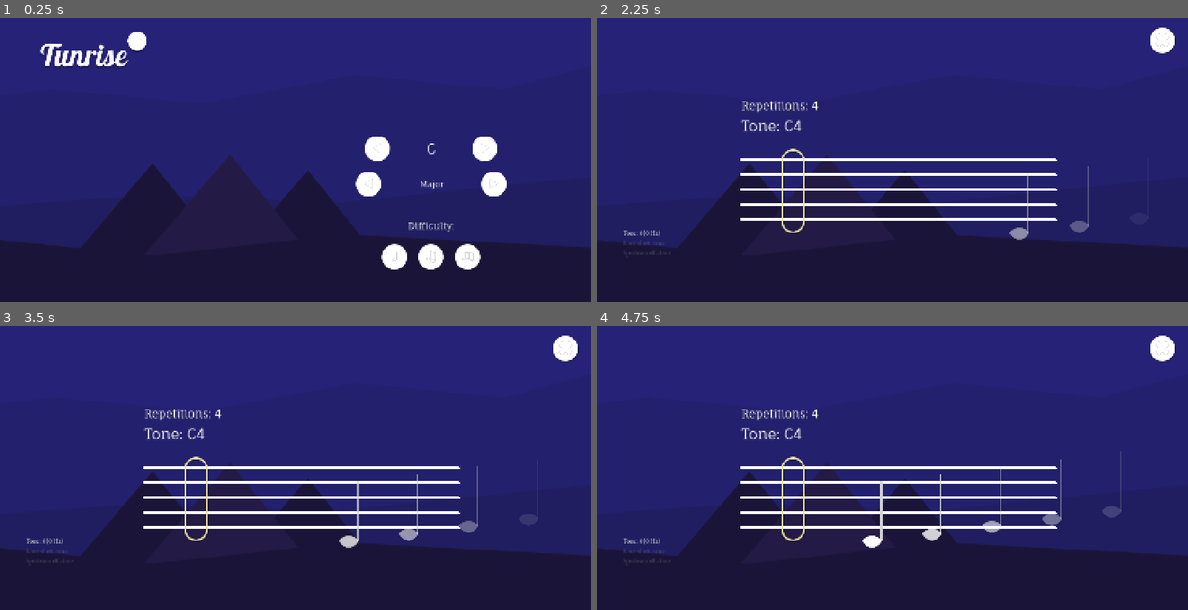
Above: before the commit, frames 1-4 (two rows, left to right).
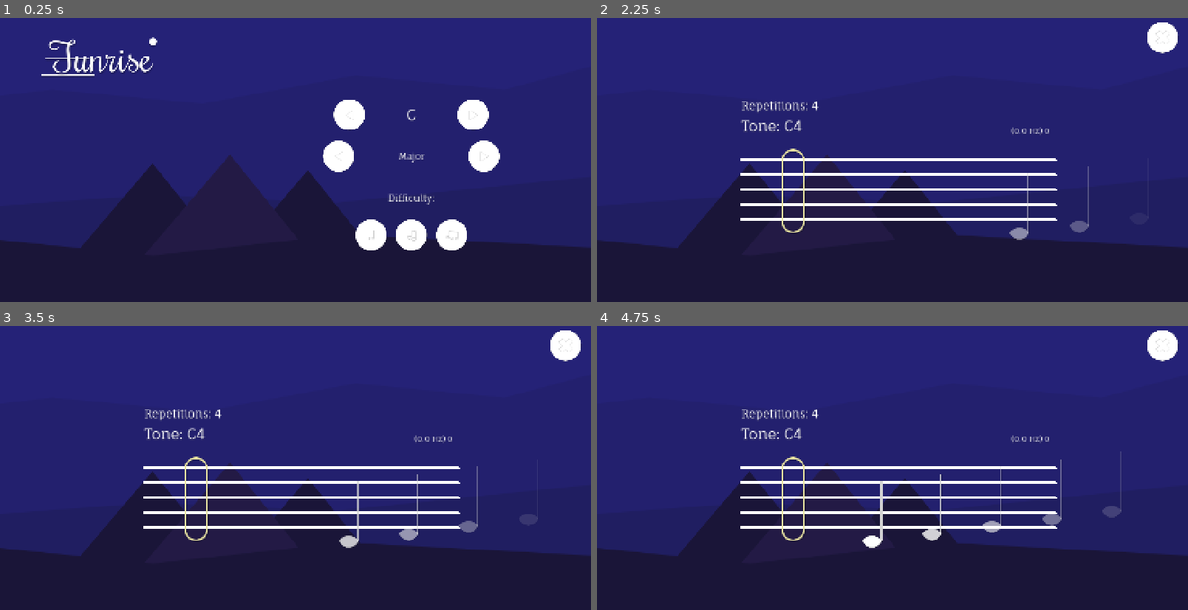
Above: after the commit, the same moments.

Repository: jw-xplore/TunnerScalePrototype
Game: Godot game, scene res://Game/Levels/Game.tscn
The game is run twice, just before and just after one commit, with the same random seed, the same clock (stepped at 60 frames per second) and the same inputs. Sound files missing from this copy of the repository are replaced by a short silence.
Inputs (mouse positions are in pixels of both pictures, inside the frame that each line leads up to; where the layout moved, square brackets give the same spot in the first picture):
- Up to frame 1 (0.25 s): no input
- Up to frame 2 (2.25 s): click (969, 233) [992, 256] at 0.5 s; click (1164, 37) [1164, 40] at 1.25 s; click (969, 233) [992, 256] at 2 s
- Up to frame 3 (3.5 s): no input
- Up to frame 4 (4.75 s): no input

The runs differ from the first frame. In frame 1, 6.5% of the frame differs, in the area x 6-86%, y 4-89%; in frame 2, 0.4%; in frame 3, 0.4%; in frame 4, 0.4%.

Commit message:
Tweaked: UI sizes, Added: New logo

Diff:
--- a/Game/Levels/Game.tscn
+++ b/Game/Levels/Game.tscn
@@ -1,19 +1,31 @@
-[gd_scene load_steps=6 format=3 uid="uid://d1fluq8sf3vbq"]
+[gd_scene load_steps=8 format=3 uid="uid://d1fluq8sf3vbq"]
 
 [ext_resource type="Script" uid="uid://dio83vf5wotg7" path="res://Game/Scripts/System/GameManager.gd" id="1_tn28x"]
 [ext_resource type="PackedScene" uid="uid://csveudvowtccw" path="res://Game/Scenes/Play/SunriseImage.tscn" id="2_tn28x"]
 [ext_resource type="PackedScene" uid="uid://tbikg2w2ue78" path="res://Game/Scenes/Systems/SaveManager.tscn" id="3_dd2nj"]
 [ext_resource type="PackedScene" uid="uid://45fhrklnafnt" path="res://Game/Scenes/UI/MenuLayout.tscn" id="3_lxbe4"]
 [ext_resource type="PackedScene" uid="uid://da2mi25h7x2cu" path="res://Game/Levels/TestLevel.tscn" id="3_tn28x"]
+[ext_resource type="Script" uid="uid://r3wuy457n38k" path="res://Game/Scripts/ToneRecognition.gd" id="4_dd2nj"]
 
-[node name="Game" type="Node" node_paths=PackedStringArray("menu", "sunrise_image", "save_manager")]
+[sub_resource type="AudioStreamMicrophone" id="AudioStreamMicrophone_dd2nj"]
+
+[node name="Game" type="Node" node_paths=PackedStringArray("menu", "sunrise_image", "save_manager", "tone_recognition")]
 script = ExtResource("1_tn28x")
 menu = NodePath("MenuLayout")
 game_scene = ExtResource("3_tn28x")
 sunrise_image = NodePath("SunriseImage")
 save_manager = NodePath("SaveManager")
+tone_recognition = NodePath("ToneRecognition")
 
 [node name="SaveManager" parent="." instance=ExtResource("3_dd2nj")]
+
+[node name="ToneRecognition" type="Node" parent="."]
+script = ExtResource("4_dd2nj")
+
+[node name="AudioStreamRecord" type="AudioStreamPlayer" parent="."]
+stream = SubResource("AudioStreamMicrophone_dd2nj")
+autoplay = true
+bus = &"Record"
 
 [node name="SunriseImage" parent="." instance=ExtResource("2_tn28x")]
 sun_progress = 50.0
--- a/Game/Levels/TestLevel.tscn
+++ b/Game/Levels/TestLevel.tscn
@@ -1,7 +1,6 @@
-[gd_scene load_steps=11 format=3 uid="uid://da2mi25h7x2cu"]
+[gd_scene load_steps=9 format=3 uid="uid://da2mi25h7x2cu"]
 
 [ext_resource type="Script" uid="uid://t2wocd1wtyks" path="res://Game/Levels/ToneGame.gd" id="1_1yube"]
-[ext_resource type="Script" uid="uid://r3wuy457n38k" path="res://Game/Scripts/ToneRecognition.gd" id="1_c4aws"]
 [ext_resource type="AudioStream" uid="uid://dww8xs5yd537n" path="res://Game/Audio/Clicks/switch1.ogg" id="2_l3ppg"]
 [ext_resource type="Script" uid="uid://53moi3obviwh" path="res://Game/Scripts/ScalesManager.gd" id="4_2holh"]
 [ext_resource type="FontFile" uid="uid://cfgjxqr22llhe" path="res://Game/Font/EBGaramond-Medium.ttf" id="4_abuft"]
@@ -10,31 +9,22 @@
 [ext_resource type="Texture2D" uid="uid://kyk8n7c058xu" path="res://Game/Sprites/UI/Icon_Cancel.png" id="6_n8a3h"]
 [ext_resource type="PackedScene" uid="uid://oce7o2nmo5cb" path="res://Game/Scenes/Sheets/SheetRenderer.tscn" id="9_abuft"]
 
-[sub_resource type="AudioStreamMicrophone" id="AudioStreamMicrophone_c4aws"]
-
-[node name="Level" type="Node2D" node_paths=PackedStringArray("metro", "tone_recognition", "scaleManager", "sheet_renderer", "lbl_current_tone", "lbl_score", "lbl_repetitions", "slider_bpm", "lbl_bpm", "itemlist_scale_key", "itemlist_scale_type")]
+[node name="Level" type="Node2D" node_paths=PackedStringArray("metro", "scaleManager", "sheet_renderer", "lbl_current_tone", "lbl_score", "lbl_repetitions", "slider_bpm", "lbl_bpm", "lbl_recognized_tone", "itemlist_scale_key", "itemlist_scale_type")]
 script = ExtResource("1_1yube")
 tones = Array[String](["C", "D", "E", "F", "G", "A", "B", "C", "C", "B", "A", "G", "F", "E", "D", "C"])
 metro = NodePath("Metronome")
-tone_recognition = NodePath("ToneRecognition")
 scaleManager = NodePath("ScalesManager")
 sheet_renderer = NodePath("NoteUI/SheetRenderer")
+beat_offset = 1
 lbl_current_tone = NodePath("NoteUI/LblToneToHit")
 lbl_score = NodePath("NoteUI/ProgressionUI/LblToneScore")
 lbl_repetitions = NodePath("NoteUI/LblRepetitions")
 slider_bpm = NodePath("NoteUI/SettingsUI/BPMSettings/BPMSlider")
 lbl_bpm = NodePath("NoteUI/SettingsUI/BPMSettings/BPMValue")
+lbl_recognized_tone = NodePath("NoteUI/LblRecognizedTone")
 itemlist_scale_key = NodePath("NoteUI/SettingsUI/ProgressionSettings/ScaleKeyList")
 itemlist_scale_type = NodePath("NoteUI/SettingsUI/ProgressionSettings/ScaleTypeList")
-beat_offset = 1
-
-[node name="ToneRecognition" type="Node" parent="." node_paths=PackedStringArray("lbl_tone", "lbl_record_exist", "lbl_spectrum_exist", "slider_vol_filter", "lbl_vol_filter")]
-script = ExtResource("1_c4aws")
-lbl_tone = NodePath("../NoteUI/DebugUI/LblTone")
-lbl_record_exist = NodePath("../NoteUI/DebugUI/LblRecordExist")
-lbl_spectrum_exist = NodePath("../NoteUI/DebugUI/LblSpectrumExist")
-slider_vol_filter = NodePath("../NoteUI/SettingsUI/VolCutSettings/VolFilterSlider")
-lbl_vol_filter = NodePath("../NoteUI/SettingsUI/VolCutSettings/VolFilterValue")
+regognized_tone_ui_delay = 0.075
 
 [node name="ScalesManager" type="Node" parent="."]
 script = ExtResource("4_2holh")
@@ -42,6 +32,7 @@
 [node name="NoteUI" type="CanvasLayer" parent="."]
 
 [node name="DebugUI" type="Control" parent="NoteUI"]
+visible = false
 layout_mode = 3
 anchors_preset = 0
 offset_right = 40.0
@@ -93,6 +84,22 @@
 theme_override_colors/font_shadow_color = Color(0, 0, 0, 0.196078)
 theme_override_fonts/font = ExtResource("4_abuft")
 text = "Spect"
+vertical_alignment = 1
+
+[node name="LblCanRecord" type="Label" parent="NoteUI/DebugUI"]
+modulate = Color(1, 1, 1, 0.784314)
+layout_mode = 1
+anchors_preset = 2
+anchor_top = 1.0
+anchor_bottom = 1.0
+offset_left = 208.0
+offset_top = 623.0
+offset_right = 255.0
+offset_bottom = 646.0
+grow_vertical = 0
+theme_override_colors/font_shadow_color = Color(0, 0, 0, 0.196078)
+theme_override_fonts/font = ExtResource("4_abuft")
+text = "Can record: "
 vertical_alignment = 1
 
 [node name="SettingsUI" type="Control" parent="NoteUI"]
@@ -271,6 +278,25 @@
 theme_override_font_sizes/font_size = 36
 text = "Tone: "
 
+[node name="LblRecognizedTone" type="Label" parent="NoteUI"]
+anchors_preset = 6
+anchor_left = 1.0
+anchor_top = 0.5
+anchor_right = 1.0
+anchor_bottom = 0.5
+offset_left = -550.0
+offset_top = -105.0
+offset_right = -347.0
+offset_bottom = -57.0
+grow_horizontal = 0
+grow_vertical = 2
+theme_override_colors/font_shadow_color = Color(0, 0, 0, 0.196078)
+theme_override_fonts/font = ExtResource("5_abuft")
+theme_override_font_sizes/font_size = 20
+text = "A5 (440Hz) "
+horizontal_alignment = 2
+vertical_alignment = 2
+
 [node name="LblRepetitions" type="Label" parent="NoteUI"]
 offset_left = 361.0
 offset_top = 206.0
@@ -303,7 +329,6 @@
 offset_left = -96.0
 offset_top = 32.0
 offset_right = -32.0
-offset_bottom = 96.0
 grow_horizontal = 0
 icon_texture = ExtResource("6_n8a3h")
 
@@ -311,14 +336,8 @@
 stream = ExtResource("2_l3ppg")
 volume_db = -20.0
 
-[node name="AudioStreamRecord" type="AudioStreamPlayer" parent="."]
-stream = SubResource("AudioStreamMicrophone_c4aws")
-autoplay = true
-bus = &"Record"
-
 [node name="Environment" type="Node2D" parent="."]
 
-[connection signal="value_changed" from="NoteUI/SettingsUI/VolCutSettings/VolFilterSlider" to="ToneRecognition" method="_on_vol_filter_slider_value_changed"]
 [connection signal="value_changed" from="NoteUI/SettingsUI/BPMSettings/BPMSlider" to="." method="_on_bpm_slider_value_changed"]
 [connection signal="item_selected" from="NoteUI/SettingsUI/ProgressionSettings/ScaleKeyList" to="." method="_on_scale_key_list_item_selected"]
 [connection signal="item_selected" from="NoteUI/SettingsUI/ProgressionSettings/ScaleTypeList" to="." method="_on_scale_type_list_item_selected"]
--- a/Game/Levels/ToneGame.gd
+++ b/Game/Levels/ToneGame.gd
@@ -12,19 +12,23 @@
 @export var scaleManager: ScalesManager
 @export var sheet_renderer: SheetRenderer
 @export var wait_for_beat: int = 4
+@export var beat_offset = 0
 var beats_passed: int = 0
 
 var sunriseImage: SunriseImage
 
 # UI
+@export_group("UI refs")
 @export var lbl_current_tone: Label
 @export var lbl_score: Label
 @export var lbl_repetitions: Label
 @export var slider_bpm: Slider
 @export var lbl_bpm: Label
+@export var lbl_recognized_tone: Label
 @export var itemlist_scale_key: ItemList
 @export var itemlist_scale_type: ItemList
-@export var beat_offset = 0
+@export var regognized_tone_ui_delay: float = 0.1
+var regognized_tone_ui_timer: float = 0
 
 var running = true
 var current_pos = 0
@@ -85,7 +89,7 @@
 
 	if run_metro:
 		run_metronome(delta)
-	progression_ui()
+	progression_ui(delta)
 
 	# Update sunrise image
 	if sunriseImage != null:
@@ -132,7 +136,7 @@
 
 
 			# Add score for half
-			if last_note_hit == (len(tones) / 2):
+			if last_note_hit == (len(tones) / 2.0):
 				score += 1
 	else:
 		# Set next target note
@@ -172,10 +176,17 @@
 	has_failed = false
 	beats_passed = 0
 
-func progression_ui():
+func progression_ui(delta: float):
 	lbl_current_tone.text = "Tone: " + tones[current_pos]
 	lbl_repetitions.text = "Repetitions: " + str(reps_to_do)
 	lbl_score.text = "Score: " + str(score)
+
+	# Tone update
+	if regognized_tone_ui_timer > 0:
+		regognized_tone_ui_timer -= delta
+	else:
+		lbl_recognized_tone.text = "(" +  str(tone_recognition.current_fq) + " Hz) " + tone_recognition.current_note + str(tone_recognition.current_octave)
+		regognized_tone_ui_timer = regognized_tone_ui_delay
 
 	# Show success color
 	"""
--- a/Game/Scenes/UI/MenuLayout.tscn
+++ b/Game/Scenes/UI/MenuLayout.tscn
@@ -1,6 +1,7 @@
 [gd_scene load_steps=10 format=3 uid="uid://45fhrklnafnt"]
 
 [ext_resource type="Script" uid="uid://bbg3av4d1a0l2" path="res://Game/Scripts/UI/MainMenu.gd" id="1_humqo"]
+[ext_resource type="Texture2D" uid="uid://c6qalq6hcnn3l" path="res://Game/Sprites/UI/Logo/Logo2_size2.png" id="2_aoqxq"]
 [ext_resource type="PackedScene" uid="uid://dhksvttb8b00" path="res://Game/Scenes/UI/SimpleButton.tscn" id="2_rnaqo"]
 [ext_resource type="Texture2D" uid="uid://cwdirrcki3w22" path="res://Game/Sprites/UI/Icon_ArrowLeft.png" id="3_ptp06"]
 [ext_resource type="FontFile" uid="uid://dvodb7k6kojyk" path="res://Game/Font/FaunaOne-Regular.ttf" id="5_2juxp"]
@@ -8,7 +9,6 @@
 [ext_resource type="Texture2D" uid="uid://bp0mfukew62ts" path="res://Game/Sprites/UI/Icon_Easy.png" id="6_ycg1d"]
 [ext_resource type="Texture2D" uid="uid://dr37pchgtq3ak" path="res://Game/Sprites/UI/Icon_Medium.png" id="7_aoqxq"]
 [ext_resource type="Texture2D" uid="uid://xijgqs61jfmp" path="res://Game/Sprites/UI/Icon_Hard.png" id="8_2juxp"]
-[ext_resource type="Texture2D" uid="uid://cran02kca7l8t" path="res://Game/Sprites/UI/Logo_size1.5.png" id="9_aoqxq"]
 
 [node name="MenuLayout" type="Control" node_paths=PackedStringArray("lbl_key", "lbl_type", "level_buttons_holder")]
 layout_mode = 3
@@ -28,7 +28,7 @@
 offset_top = 40.0
 offset_right = 367.0
 offset_bottom = 156.0
-texture = ExtResource("9_aoqxq")
+texture = ExtResource("2_aoqxq")
 
 [node name="MarginContainer" type="MarginContainer" parent="."]
 layout_mode = 1
@@ -37,10 +37,10 @@
 anchor_top = 0.5
 anchor_right = 1.0
 anchor_bottom = 0.5
-offset_left = -600.0
-offset_top = -60.0
-offset_right = -200.0
-offset_bottom = 338.0
+offset_left = -680.0
+offset_top = -160.0
+offset_right = -220.0
+offset_bottom = 292.0
 grow_horizontal = 0
 grow_vertical = 2
 
@@ -48,7 +48,7 @@
 layout_mode = 2
 
 [node name="KeySelection" type="HBoxContainer" parent="MarginContainer/VBoxContainer"]
-custom_minimum_size = Vector2(0, 70)
+custom_minimum_size = Vector2(0, 100)
 layout_mode = 2
 
 [node name="Btn_Left" parent="MarginContainer/VBoxContainer/KeySelection" instance=ExtResource("2_rnaqo")]
@@ -62,7 +62,7 @@
 size_flags_vertical = 1
 theme_override_colors/font_shadow_color = Color(0, 0, 0, 0.196078)
 theme_override_fonts/font = ExtResource("5_2juxp")
-theme_override_font_sizes/font_size = 36
+theme_override_font_sizes/font_size = 40
 text = "C#"
 horizontal_alignment = 1
 vertical_alignment = 1
@@ -82,13 +82,13 @@
 icon_texture = ExtResource("3_ptp06")
 
 [node name="Lbl_Type" type="Label" parent="MarginContainer/VBoxContainer/TypeSelection"]
-custom_minimum_size = Vector2(220, 0)
+custom_minimum_size = Vector2(260, 0)
 layout_mode = 2
 size_flags_horizontal = 3
 size_flags_vertical = 1
 theme_override_colors/font_shadow_color = Color(0, 0, 0, 0.196078)
 theme_override_fonts/font = ExtResource("5_2juxp")
-theme_override_font_sizes/font_size = 20
+theme_override_font_sizes/font_size = 22
 text = "Minor - natural"
 horizontal_alignment = 1
 vertical_alignment = 1
@@ -111,7 +111,7 @@
 vertical_alignment = 1
 
 [node name="DifficultySelection" type="HBoxContainer" parent="MarginContainer/VBoxContainer"]
-custom_minimum_size = Vector2(270, 50)
+custom_minimum_size = Vector2(300, 80)
 layout_mode = 2
 size_flags_horizontal = 4
 size_flags_vertical = 4
--- a/Game/Scenes/UI/SimpleButton.tscn
+++ b/Game/Scenes/UI/SimpleButton.tscn
@@ -1,13 +1,14 @@
-[gd_scene load_steps=4 format=3 uid="uid://dhksvttb8b00"]
+[gd_scene load_steps=5 format=3 uid="uid://dhksvttb8b00"]
 
 [ext_resource type="Script" uid="uid://clsrij720pi0f" path="res://Game/Scripts/UI/SimpleButton.gd" id="1_8sq5y"]
 [ext_resource type="Texture2D" uid="uid://cl77lk1j1f5k8" path="res://Game/Sprites/UI/Button_base.png" id="1_p4bdb"]
+[ext_resource type="Texture2D" uid="uid://c01jd34we0b2y" path="res://Game/Sprites/UI/Button_baseBig.png" id="2_32clx"]
 
 [sub_resource type="StyleBoxEmpty" id="StyleBoxEmpty_8sq5y"]
 
 [node name="SimpleButton" type="Button" node_paths=PackedStringArray("icon_node")]
-offset_right = 64.0
-offset_bottom = 64.0
+offset_right = 80.0
+offset_bottom = 80.0
 theme_override_styles/focus = SubResource("StyleBoxEmpty_8sq5y")
 flat = true
 script = ExtResource("1_8sq5y")
@@ -21,27 +22,31 @@
 anchor_top = 0.5
 anchor_right = 0.5
 anchor_bottom = 0.5
-offset_left = -33.5
-offset_top = -33.5
-offset_right = 33.5
-offset_bottom = 33.5
+offset_left = -40.0
+offset_top = -40.0
+offset_right = 40.0
+offset_bottom = 40.0
+grow_horizontal = 2
+grow_vertical = 2
+texture = ExtResource("2_32clx")
+expand_mode = 1
+
+[node name="Shadow" type="TextureRect" parent="Background"]
+modulate = Color(0, 0, 0, 0.196078)
+z_index = -1
+layout_mode = 1
+anchors_preset = 15
+anchor_right = 1.0
+anchor_bottom = 1.0
 grow_horizontal = 2
 grow_vertical = 2
 texture = ExtResource("1_p4bdb")
 
-[node name="Shadow" type="TextureRect" parent="Background"]
-modulate = Color(0, 0, 0, 0.196078)
-z_index = -1
-layout_mode = 0
-offset_left = 1.5
-offset_top = 1.5
-offset_right = 68.5
-offset_bottom = 68.5
-texture = ExtResource("1_p4bdb")
-
 [node name="Icon" type="TextureRect" parent="Background"]
-layout_mode = 0
-offset_right = 64.0
-offset_bottom = 63.0
-expand_mode = 1
+layout_mode = 1
+anchors_preset = 15
+anchor_right = 1.0
+anchor_bottom = 1.0
+grow_horizontal = 2
+grow_vertical = 2
 stretch_mode = 3
--- a/Game/Scripts/Play/SunriseImagePart.gd
+++ b/Game/Scripts/Play/SunriseImagePart.gd
@@ -4,7 +4,7 @@
 @export var colors: Array[Color]
 
 var pos: float = 0
-var max: int = 0
+var max_point: int = 0
 var start: Color
 var target: Color
 var col: Color
@@ -12,15 +12,15 @@
 
 func coloring(progress: float):
 	pos = floori(progress)
-	max = colors.size() - 1
+	max_point = colors.size() - 1
 
-	if (pos + 1) < max:
+	if (pos + 1) < max_point:
 		start = colors[pos]
 		target = colors[pos + 1]
 	else:
-		pos = max - 1
+		pos = max_point - 1
 		start = colors[pos]
-		target = colors[max]
+		target = colors[max_point]
 
 	perc = progress - pos
 
--- a/Game/Scripts/System/GameManager.gd
+++ b/Game/Scripts/System/GameManager.gd
@@ -5,6 +5,7 @@
 @export var game_scene: PackedScene
 @export var sunrise_image: SunriseImage
 @export var save_manager: SaveManager
+@export var tone_recognition: ToneRecognition
 
 var tone_game: ToneGameManager
 var active_level: String
@@ -52,6 +53,7 @@
 	if not menu_active:
 		activate_recording()
 		tone_game = game_scene.instantiate()
+		tone_game.tone_recognition = tone_recognition
 		tone_game.sunriseImage = sunrise_image
 		tone_game.game_manager = self
 		add_child(tone_game)
--- a/Game/Scripts/System/SaveManager.gd
+++ b/Game/Scripts/System/SaveManager.gd
@@ -46,8 +46,8 @@
 			for level in range(0, Difficulties.LEVELS.size()):
 				var ks = MusicConstants.TONE_NAMES[key]
 				var ts = MusicConstants.PROGRESSION_NAMES[type]
-				var name = save_name_format(ks, ts, level)
-				levels_completed[name] = false
+				var save_name = save_name_format(ks, ts, level)
+				levels_completed[save_name] = false
 				levels_count += 1
 
 	var json_string = JSON.stringify(levels_completed, "\t")
--- a/Game/Scripts/ToneRecognition.gd
+++ b/Game/Scripts/ToneRecognition.gd
@@ -15,8 +15,8 @@
 @export_range(0.0, 0.5) var ignore_tone_below_volume = 0.25
 
 var note_names = ['C', 'C#', 'D', 'D#', 'E', 'F', 'F#', 'G', 'G#', 'A', 'A#', 'B']
-var current_note = note_names[0]
-var current_fq = 0
+var current_note: String = note_names[0]
+var current_fq: float = 0
 var current_octave: int = 0
 
 var permissions
@@ -25,6 +25,7 @@
 @export var lbl_tone: Label
 @export var lbl_record_exist: Label
 @export var lbl_spectrum_exist: Label
+@export var lbl_can_record: Label
 
 @export var slider_vol_filter: Slider
 @export var lbl_vol_filter: Label
@@ -38,20 +39,24 @@
 	effect.set_recording_active(true)
 
 	spectrum = AudioServer.get_bus_effect_instance(idx, 1)
+	clear_current_note()
 
 	# Setup UI
-	slider_vol_filter.value = ignore_tone_below_volume
+	if slider_vol_filter != null:
+		slider_vol_filter.value = ignore_tone_below_volume
 
-	clear_current_note()
+	if lbl_record_exist != null:
+		lbl_record_exist.text = "Record eff.: " + str(effect != null)
 
-	lbl_record_exist.text = "Record eff.: " + str(effect != null)
-	lbl_spectrum_exist.text = "Spectrum eff.: " + str(spectrum != null)
+	if lbl_spectrum_exist != null:
+		lbl_spectrum_exist.text = "Spectrum eff.: " + str(spectrum != null)
 
 func _process(delta: float) -> void:
 	if (spectrum != null):
 		processSound()
 	# UI
-	lbl_tone.text = "Tone: " + current_note + str(current_octave) + " (" + str(current_fq) + " Hz)"
+	if lbl_tone != null:
+		lbl_tone.text = "Tone: " + current_note + str(current_octave) + " (" + str(current_fq) + " Hz)"
 
 # Notes detection handling
 func processSound():
@@ -64,7 +69,7 @@
 	var energy: float = 0
 
 	for i in range(1, VU_COUNT + 1):
-		hz = i * FREQ_MAX / VU_COUNT
+		hz = float(i) * FREQ_MAX / VU_COUNT
 		magnitude = spectrum.get_magnitude_for_frequency_range(prev_hz, hz).length()
 		energy = clampf((MIN_DB + linear_to_db(magnitude)) / MIN_DB, 0, 1)
 		energy *= (FREQ_MAX - hz) * energy_boost # Boost lower FQ
Binary file added: Game/Sprites/UI/Button_baseBig.png
Not shown, added: Game/Sprites/UI/Button_baseBig.png.import
Renamed: Game/Sprites/UI/Logo.png -> Game/Sprites/UI/Logo/Logo.png
Not shown, changed: Game/Sprites/UI/Logo/Logo.png.import
Binary file added: Game/Sprites/UI/Logo/Logo2_size1.5.png
Not shown, added: Game/Sprites/UI/Logo/Logo2_size1.5.png.import
Binary file added: Game/Sprites/UI/Logo/Logo2_size1.png
Not shown, changed: Game/Sprites/UI/Logo/Logo2_size1.png.import
Binary file added: Game/Sprites/UI/Logo/Logo2_size2.png
Not shown, changed: Game/Sprites/UI/Logo/Logo2_size2.png.import
Renamed: Game/Sprites/UI/Logo_size1.5.png -> Game/Sprites/UI/Logo/Logo_size1.5.png
Not shown, added: Game/Sprites/UI/Logo/Logo_size1.5.png.import
(and 2 more such lines)
